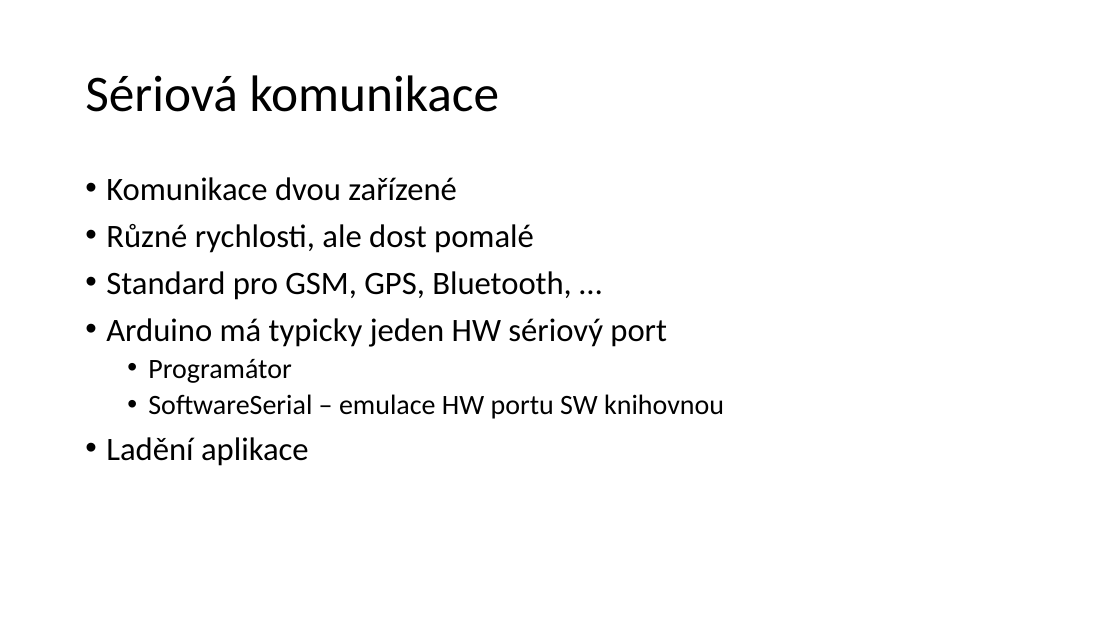
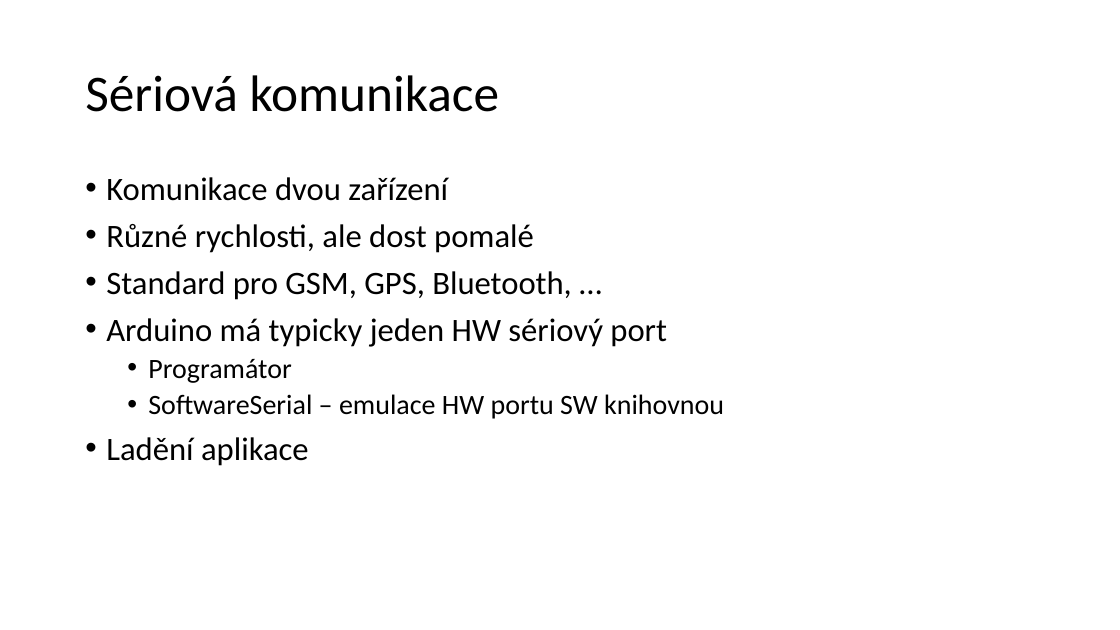
Before and after one commit to arduino-edushield/edushield, a slide deck: slide 11 of learning/Arduino Workshop EduShield.pptx. Drawn at 1120x630 pixels with LibreOffice and Linux fonts; fonts in the diff are those of the drawing. Boxes give left, top, right and bottom in pixels: in the first picture for what was removed or moved away, otherwise in the second. Text is boxed around its words. In the diff, an @@ line names an element or a change of style, - is before the commit and + after.

```diff
--- a/learning/Arduino Workshop EduShield.pptx
+++ b/learning/Arduino Workshop EduShield.pptx
@@ text at <box>106,177,448,201</box>: text changed @@
-• Komunikace dvou zařízené
+• Komunikace dvou zařízení
```
Also in this commit, not shown: 1 other slide changed, 2 slides added.
